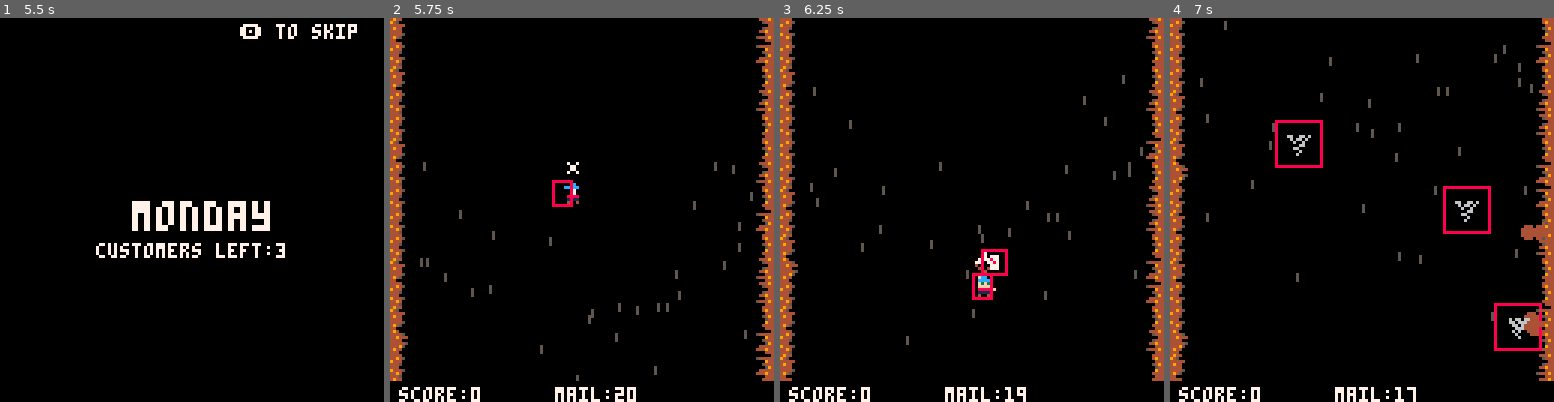
Above: before the commit, frames 1-4 (left to right).
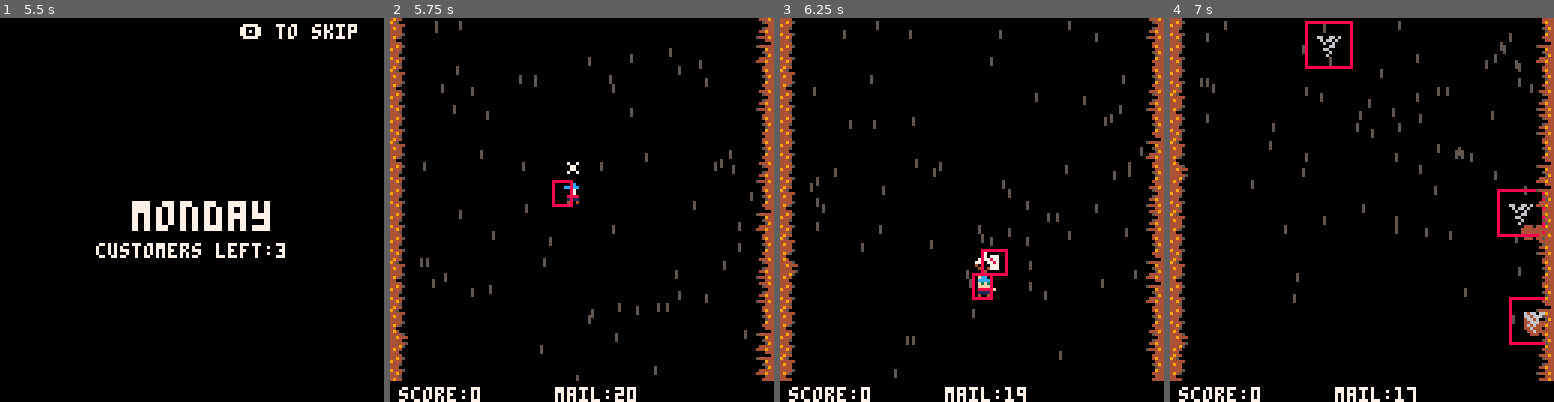
Above: after the commit, the same moments.

Repository: sugarvoid/down-mail
Game: PICO-8 cartridge down_mail.p8
Same seed, same stepped clock (60 frames per second), same inputs: the game is played once before the commit and once after it.
Inputs:
- Up to frame 1 (5.5 s): tap X (X key) at 0.33, 1.07, 1.85, 2.97, 4.08, 5.2 s; tap O (Z key) at 0.7, 1.7, 2.1, 2.5, 2.9, 3.3, 3.7, 4.1, 4.5, 4.9, 5.3 s; hold Right 1.6-2.1 s; hold Up 2.15-2.42 s; hold Right 2.47-3.03 s; hold Left 3.08-3.58 s; hold Down 3.63-3.97 s; hold Right 4.02-4.68 s; hold Up 4.73-5.03 s; hold Left from 5.08 s (still down)
- Up to frame 2 (5.75 s): release Left at 5.68 s; tap O (Z key) at 5.7 s; hold Down from 5.73 s (still down)
- Up to frame 3 (6.25 s): release Down at 6.03 s; hold Right from 6.08 s (still down); tap O (Z key) at 6.1 s
- Up to frame 4 (7 s): tap X (X key) at 6.32 s; tap O (Z key) at 6.5, 6.9 s; release Right at 6.58 s; hold Right from 6.63 s (still down)

Frame 1 is identical in both runs. In frame 2, 0.5% of the frame differs, in the area x 10-90%, y 0-75%; in frame 3, 0.6%; in frame 4, 3.3%, in the area x 9-98%, y 0-87%.

Commit message:
Rename collision function

Diff:
--- a/src/bone.lua
+++ b/src/bone.lua
@@ -21,7 +21,7 @@
     self.x += self.dx * self.speed
     self.y += self.dy * self.speed
 
-    if is_colliding_pro(p1.hitbox, self.hitbox) then
+    if is_colliding(p1.hitbox, self.hitbox) then
         offset =0.1
         del(objects.front, self)
         p1:take_damage()
--- a/src/branch.lua
+++ b/src/branch.lua
@@ -23,7 +23,7 @@
 function branch:update()
     self.y -= self.speed
 
-    if is_colliding_pro(p1.hitbox, self.hitbox) then
+    if is_colliding(p1.hitbox, self.hitbox) then
         offset = 0.1
         del(objects.front, self)
         p1:take_damage()
--- a/src/dog.lua
+++ b/src/dog.lua
@@ -92,7 +92,7 @@
         end
 
         for l in all(letters) do
-            if is_colliding_pro(l.hitbox, self.hitbox) then
+            if is_colliding(l.hitbox, self.hitbox) then
                 sfx(10)
                 del(letters, l)
                 self:exit()
--- a/src/letter.lua
+++ b/src/letter.lua
@@ -35,7 +35,7 @@
         end
 
         for mb in all(mailboxes) do
-            if is_colliding_pro(self.hitbox, mb.hitbox) and not mb.damaged and mb.empty then
+            if is_colliding(self.hitbox, mb.hitbox) and not mb.damaged and mb.empty then
                 if mb.facing_l and self.dir == 1 then
                     mb:on_good_letter(self.score_mul)
                 elseif not mb.facing_l and self.dir == -1 then
--- a/src/mailbox.lua
+++ b/src/mailbox.lua
@@ -3,25 +3,25 @@
 mailboxes = {}
 
 function spawn_mbox(lane, id)
-    local _mb = setmetatable({}, mailbox)
-    _mb.r_id = id
-    _mb.is_customer = residents[id]
-    if _mb.is_customer then
-        _mb.b_col = 12
+    local mb = setmetatable({}, mailbox)
+    mb.r_id = id
+    mb.is_customer = residents[id]
+    if mb.is_customer then
+        mb.b_col = 12
     else
-        _mb.b_col = 2
+        mb.b_col = 2
     end
 
-    _mb.speed = rnd({ 0.7, 0.9, 1.3 })
-    _mb.lane = lane
-    _mb.x = lanes[lane][1]
-    _mb.y = 128
-    _mb.facing_l = _mb.x > 128 / 2
-    _mb.img = 21
-    _mb.empty = true
-    _mb.damaged = false
-    _mb.hitbox = hitbox.new(_mb, 7, 12)
-    add(mailboxes, _mb)
+    mb.speed = rnd({ 0.7, 0.9, 1.3 })
+    mb.lane = lane
+    mb.x = lanes[lane][1]
+    mb.y = 128
+    mb.facing_l = mb.x > 128 / 2
+    mb.img = 21
+    mb.empty = true
+    mb.damaged = false
+    mb.hitbox = hitbox.new(mb, 7, 8)
+    add(mailboxes, mb)
     update_lane(lane, true)
 end
 
@@ -42,7 +42,7 @@
         update_lane(self.lane, false)
     end
 
-    if is_colliding_pro(p1.hitbox, self.hitbox) and not self.damaged then
+    if is_colliding(p1.hitbox, self.hitbox) and not self.damaged then
         self:take_damage()
     end
     self.hitbox:update()
--- a/src/main.lua
+++ b/src/main.lua
@@ -214,9 +214,8 @@
         game_clock:stop()
         spawner:stop()
         if object_count() == 0 and not show_results then
-            --goto_postday_tmr = 60
             sfx(22)
-            clear_objs()
+            --clear_objs()
             show_results = true
             game_clock:restart()
             game_clock:start()
@@ -231,8 +230,9 @@
     if results_clock.seconds >= 6 and results_clock.is_running then
         results_clock:stop()
         show_results = false
+
         results_clock:restart()
-        p1.move_speed = 1.5
+        --p1.move_speed = 1.5
         spawner.reset()
         advance_day()
     end
@@ -344,7 +344,7 @@
 end
 
 --TODO: rename. remove "pro"
-function is_colliding_pro(a, b)
+function is_colliding(a, b)
     if a.x < b.x + b.w and
         a.x + a.w > b.x and
         a.y < b.y + b.h and
@@ -396,7 +396,7 @@
     p1 = init_player()
 
     g_state = gamestates.day_title
-    init_wind()
+    --init_wind()
 end
 
 function change_state(new_state)
--- a/src/player.lua
+++ b/src/player.lua
@@ -3,35 +3,27 @@
 
 
 function init_player()
-    local _p = setmetatable({}, player)
-    --_p.in_vortex = false
-    _p.x = 54
-    _p.y = 54
-    --_p.w = 6
-    --_p.h = 8
-    _p.selected_letter = 0
-    _p.is_alive = true
-    _p.sprite_a = 5
-    _p.sprite_b = 6
-    _p.img = 0
-    --_p.ring=16
-    _p.facing_l = false
-    _p.is_chute_open = true
-    _p.chute_spr = nil
-    _p.chute_open_spr = 7
-    --_p.max_health = 3
-    _p.life = 3--_p.max_health
-    _p.thr_anmi = 0
-    _p.move_speed = 1.5
-    _p.speed = 1
-    _p.accel = 0.1
-    _p.throws = 0
-    _p.misses = 0
-    _p.letters = 20
-    --_p.deliveries = 0
-    _p.a = 0
-    _p.hitbox = hitbox.new(_p, 6, 8)
-    return _p
+    local p = setmetatable({}, player)
+    p.x = 54
+    p.y = 54
+    p.is_alive = true
+    p.sprite_a = 5
+    p.sprite_b = 6
+    p.img = 0
+    p.facing_l = false
+    p.is_chute_open = true
+    p.chute_spr = nil
+    p.chute_open_spr = 7
+    p.life = 3
+    p.thr_anmi = 0
+    p.move_speed = 1.5
+    p.speed = 1
+    p.accel = 0.1
+    p.throws = 0
+    p.misses = 0
+    p.letters = 20
+    p.hitbox = hitbox.new(p, 6, 8)
+    return p
 end
 
 function player:move(dir)
@@ -98,7 +90,7 @@
     end
 
     if self.y <= -30 or self.y >= 140 then
-        self.is_alive = false
+        --self.is_alive = false
         goto_gameover(2)
     end
 
@@ -118,7 +110,7 @@
 
 function player:check_for_twisters()
     for t in all(twisters) do
-        if is_colliding_pro(self.hitbox, t.hitbox) then
+        if is_colliding(self.hitbox, t.hitbox) then
             return true
         end
     end
--- a/src/rock.lua
+++ b/src/rock.lua
@@ -22,7 +22,7 @@
         del(objects.front, self)
         update_lane(self.lane, false)
     end
-    if is_colliding_pro(p1.hitbox, self.hitbox) then
+    if is_colliding(p1.hitbox, self.hitbox) then
         offset = 0.1
         --shake(0.1)
         explode(self.x, self.y, 2, 5, 4)
--- a/src/spawner.lua
+++ b/src/spawner.lua
@@ -89,7 +89,7 @@
 
 
 
-                if is_colliding_pro(p1.hitbox, danger_zone_left) then
+                if is_colliding(p1.hitbox, danger_zone_left) then
                     self.tmr_branch_left += 1
                     if self.tmr_branch_left >= 20 then
                         --logger.debug("Spawn tree branch left")
@@ -100,7 +100,7 @@
                     self.tmr_branch_left = 0
                 end
 
-                if is_colliding_pro(p1.hitbox, danger_zone_right) then
+                if is_colliding(p1.hitbox, danger_zone_right) then
                     self.tmr_branch_right += 1
                     print_debug(self.tmr_branch_right)
                     if self.tmr_branch_right >= 20 then
@@ -148,7 +148,7 @@
     rocks = {}
     twisters = {}
     dogs = {}
-    objects.front = {}
-    objects.back = {}
+    --objects.front = {}
+    --objects.back = {}
     all_particles = {}
 end
